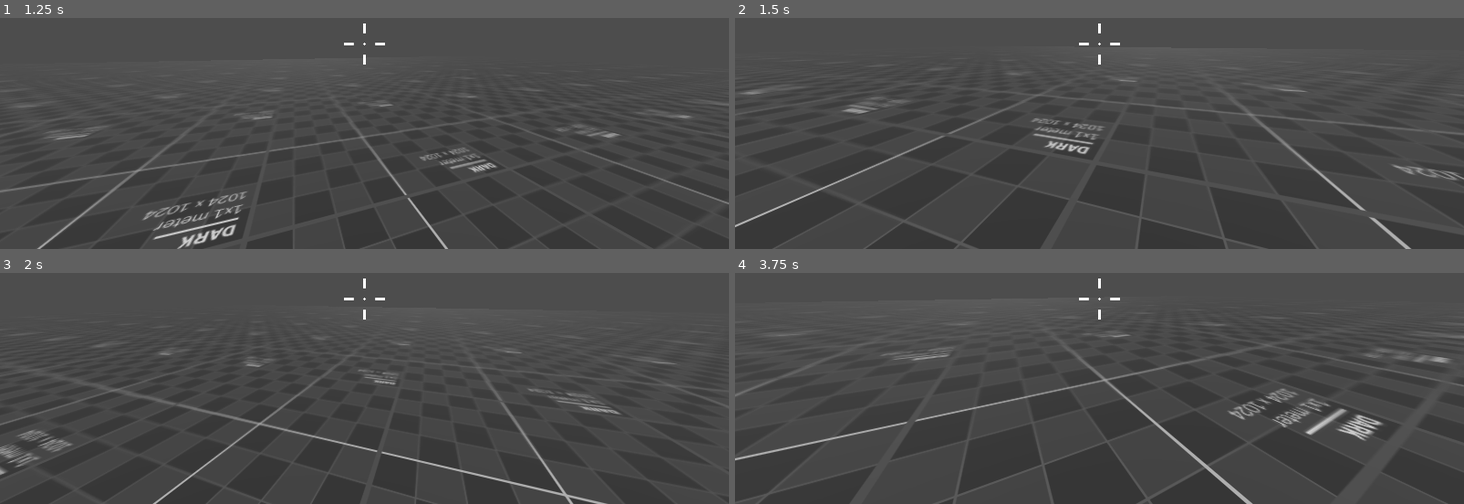
Above: before the commit, frames 1-4 (two rows, left to right).
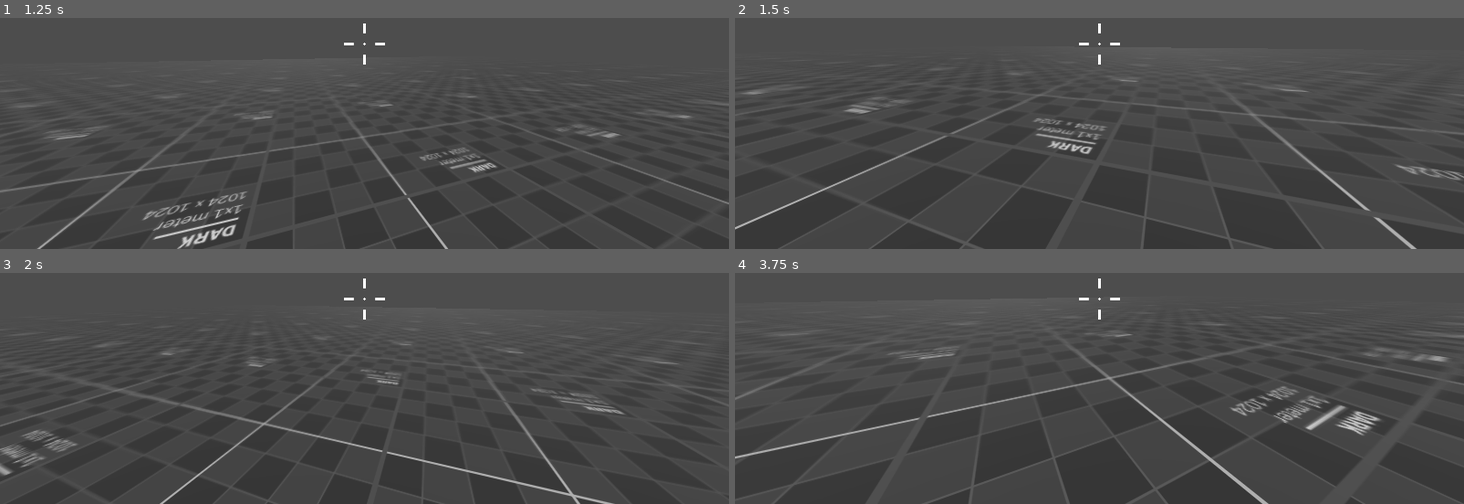
Above: after the commit, the same moments.

Repository: dairycultist/CityZoomer
Game: Godot game, scene res://level.tscn
Same seed, same stepped clock (60 frames per second), same inputs: the game is played once before the commit and once after it.
Inputs (mouse positions are in pixels of both pictures, inside the frame that each line leads up to):
- Up to frame 1 (1.25 s): tap Enter at 0.5 s; move the mouse to (400, 43) at 0.52 s; press the mouse at (400, 43) at 0.53 s; hold W (walk_up) from 0.53 s (still down); tap Space (jump) at 0.77 s
- Up to frame 2 (1.5 s): keep holding W (walk_up); move the mouse to (1063, 45) at 1.27 s; release the mouse at (1063, 45) at 1.28 s; click (1063, 45) at 1.35 s
- Up to frame 3 (2 s): keep holding W (walk_up); tap Space (jump) at 1.52 s
- Up to frame 4 (3.75 s): keep holding W (walk_up); move the mouse to (1114, 291) at 2.02 s; press the mouse at (1114, 291) at 2.03 s; move the mouse to (1092, 305) at 2.77 s; release the mouse at (1092, 305) at 2.78 s; click (1092, 305) at 2.85 s; tap Space (jump) at 3.02 s; move the mouse to (1150, 303) at 3.52 s; press the mouse at (1150, 303) at 3.53 s

Frame 1 is identical in both runs. In frame 2, 2.2% of the frame differs, in the area x 0-100%, y 39-100%; in frame 3, 2.5%; in frame 4, 4.1%, in the area x 0-100%, y 26-100%.

Commit message:
Finalize coherence

Diff:
--- a/level.tscn
+++ b/level.tscn
@@ -18,6 +18,7 @@
 ground_accel = 30.0
 air_accel = 18.0
 max_velocity = 3.0
+forward_coherence = 0.001
 
 [node name="Floor" type="StaticBody3D" parent="."]
 
--- a/player/player.gd
+++ b/player/player.gd
@@ -9,9 +9,9 @@
 @export var max_velocity: float      = 5
 @export var ground_friction: float   = 8
 @export var jump_speed: float        = 8
-## Higher values make you lose more speed when turning; Lower values make
-## coherence lesser. Coherence is proportional to speed.
-@export var forward_coherence: float = 0.05
+## Lower values make it easier to gain speed. Higher values make it easier to
+## change direction in the air while maintaining speed.
+@export_range(0.0, 0.1, 0.001, "or_greater") var forward_coherence: float = 0.05
 
 func _ready() -> void:
 
@@ -85,9 +85,9 @@
 		$Camera3D.rotation.x = deg_to_rad(camera_pitch)
 
 		# forward coherence (try to align velocity w/ facing direction when turning)
-		var forward := Vector2(-transform.basis.z.x, -transform.basis.z.z).normalized()
-		var velocity_2d := Vector2(velocity.x, velocity.z)
+		var forward          := Vector2(-transform.basis.z.x, -transform.basis.z.z).normalized()
+		var velocity_2d      := Vector2(velocity.x, velocity.z)
 		var cohered_velocity := forward * forward.dot(velocity_2d)
-		var fac = min(max(velocity_2d.length() - max_velocity, 0) * forward_coherence * abs(event.relative.x) * mouse_sensitivity, 1.0)
+		var fac              := minf(velocity_2d.length() * forward_coherence * abs(event.relative.x) * mouse_sensitivity, 1.0)
 		velocity.x = lerp(velocity.x, cohered_velocity.x, fac)
 		velocity.z = lerp(velocity.z, cohered_velocity.y, fac)
